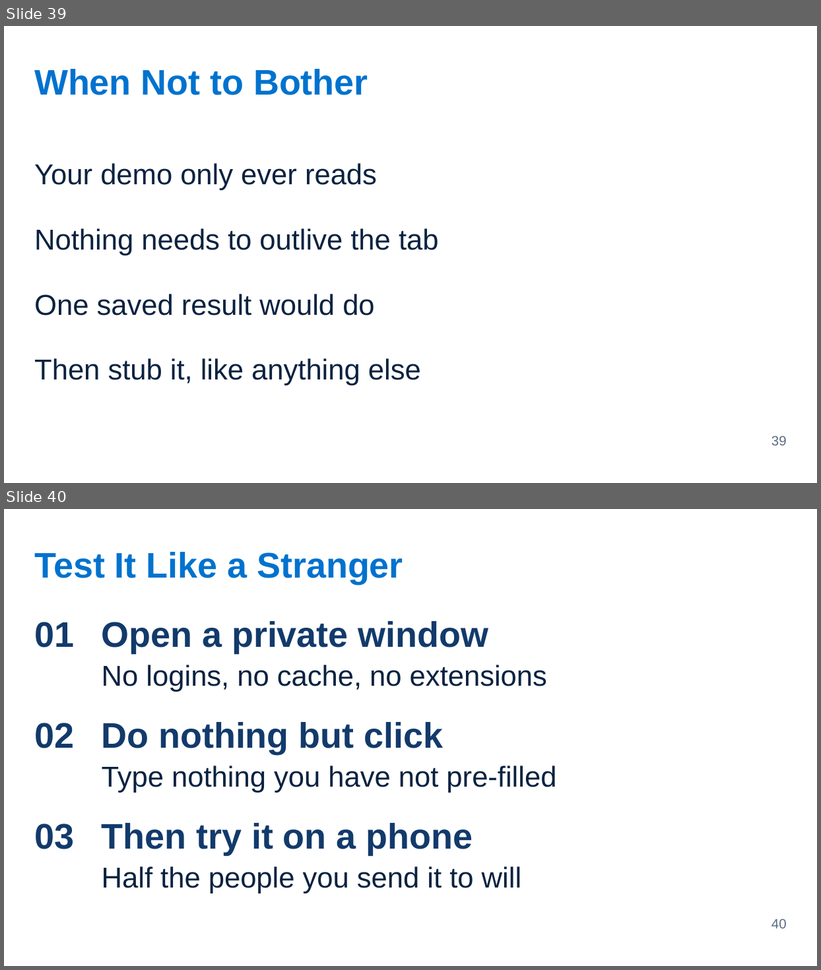
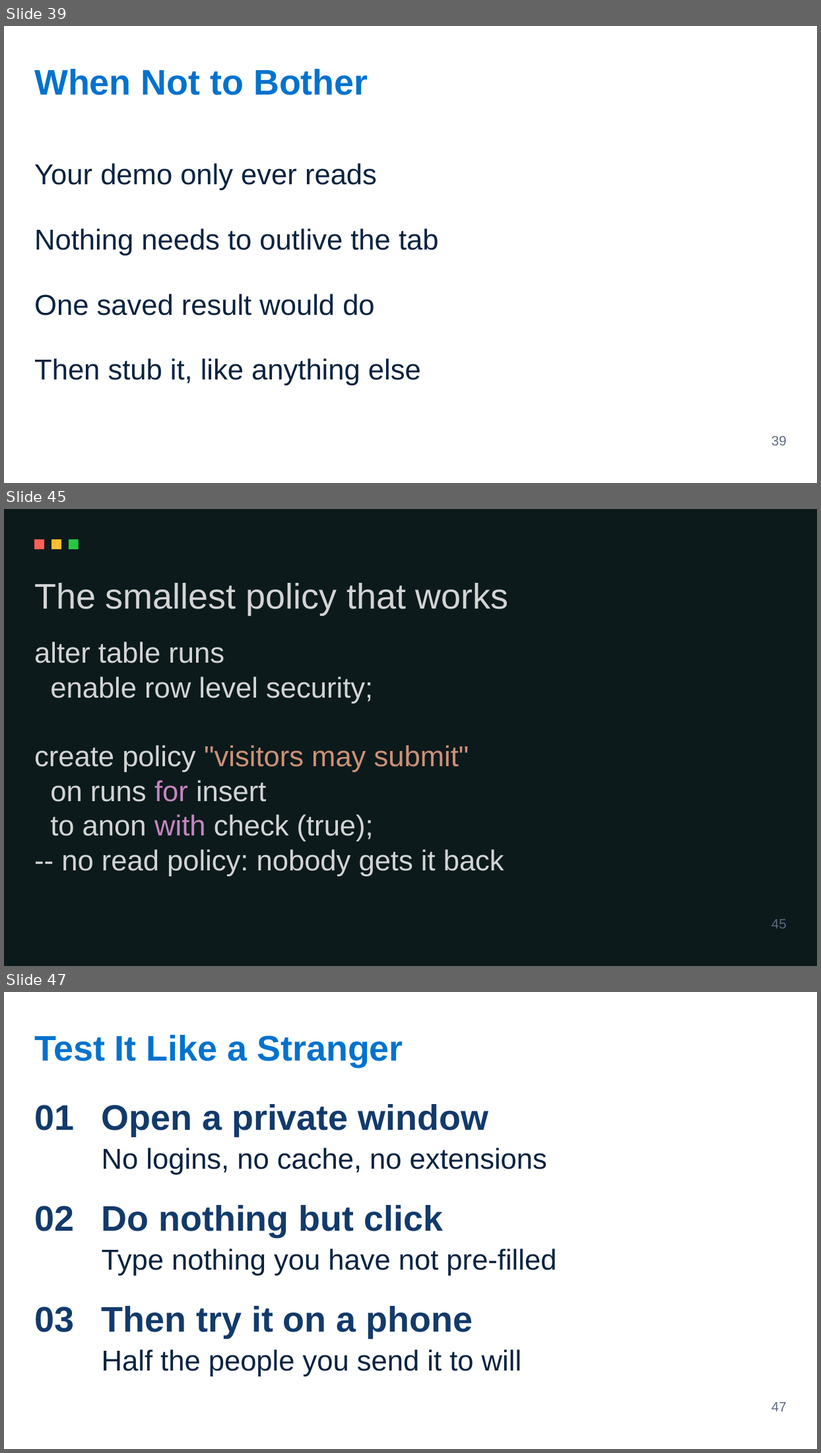
Before and after one commit to Victor-Palacios/SLaiDES, a slide deck: examples/pptx/immersion-2-3-making-it-demoable.pptx. Shown one above the other, each under a label of ours: slides 39 and 40 before the commit, slides 39, 45 and 47 after it; the slides between them are not shown. The pictures are 821x970 and 821x1453 pixels, drawn with LibreOffice and Linux fonts; fonts in the diff are those of the drawing. Boxes give left, top, right and bottom in pixels: in the first picture for what was removed or moved away, otherwise in the second. Text is boxed around its words. In the diff, an @@ line names an element or a change of style, - is before the commit and + after.

```diff
--- a/examples/pptx/immersion-2-3-making-it-demoable.pptx
+++ b/examples/pptx/immersion-2-3-making-it-demoable.pptx
@@ slide 45 added at [4, 509, 817, 966], background #0C1A1C @@
@@ rectangle added at [34, 539, 44, 549], fill #FF5F56 @@
@@ rectangle added at [52, 539, 61, 549], fill #FFBD2E @@
@@ rectangle added at [69, 539, 79, 549], fill #27C93F @@
@@ text added at [34, 583, 509, 615], 42 pt, text #D4D4D4 @@
+The smallest policy that works
@@ text added at [34, 642, 224, 663], 34 pt, text #D4D4D4 @@
+alter table runs
@@ text added at [50, 677, 373, 704], 34 pt, text #D4D4D4 @@
+enable row level security;
@@ text added at [34, 745, 195, 772], 34 pt, text #D4D4D4 @@
+create policy
@@ text added at [204, 745, 469, 772], 34 pt, text #CE9178 @@
+"visitors may submit"
@@ text added at [50, 786, 147, 802], 34 pt, text #D4D4D4 @@
+on runs
@@ text added at [154, 780, 188, 802], 34 pt, text #C586C0 @@
+for
@@ text added at [196, 780, 266, 802], 34 pt, text #D4D4D4 @@
+insert
@@ text added at [50, 817, 147, 836], 34 pt, text #D4D4D4 @@
+to anon
@@ text added at [154, 815, 205, 836], 34 pt, text #C586C0 @@
+with
@@ text added at [214, 815, 374, 842], 34 pt, text #D4D4D4 @@
+check (true);
@@ text added at [61, 850, 504, 877], 34 pt, text #D4D4D4 @@
+-- no read policy: nobody gets it back
@@ page number added at [772, 920, 787, 929], 16 pt, text #5B6B82 @@
+45
@@ what was slide 40 is now slide 47 @@
@@ page number at [772, 1403, 787, 1412]: text changed @@
-40
+47
```
Also in this commit, not shown: 6 other slides added, 7 other files.
